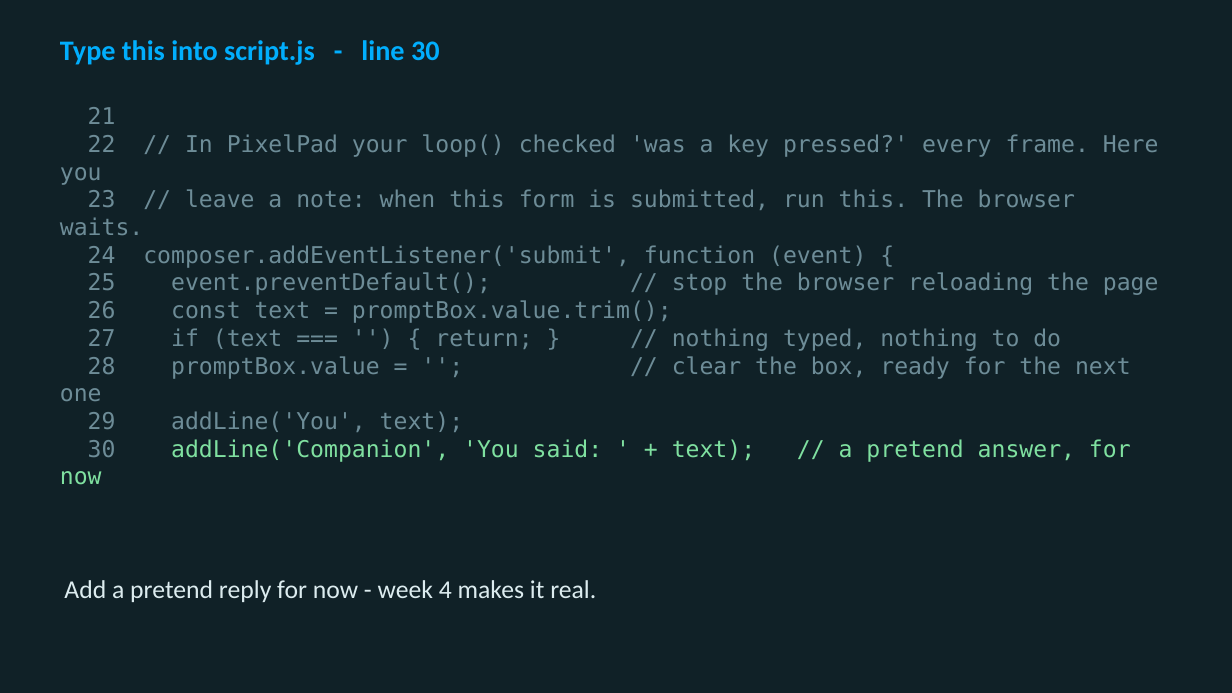
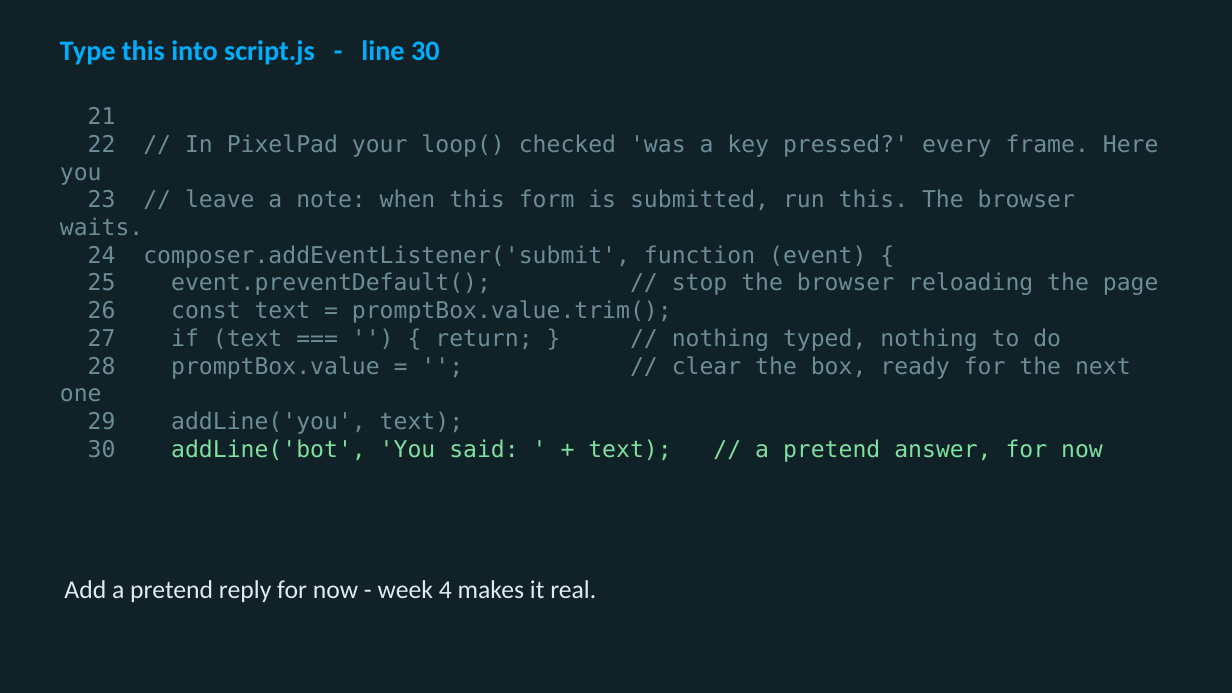
Before and after one commit to utgapps/utgapps.github.io, a slide deck: slide 45 of ai101/slides/week-02.pptx. Drawn at 1232x693 pixels with LibreOffice and Linux fonts; fonts in the diff are those of the drawing. Boxes give left, top, right and bottom in pixels: in the first picture for what was removed or moved away, otherwise in the second. Text is boxed around its words. In the diff, an @@ line names an element or a change of style, - is before the commit and + after.

```diff
--- a/ai101/slides/week-02.pptx
+++ b/ai101/slides/week-02.pptx
@@ text at (88,411,1103,462): text changed @@
-29 addLine('You', text);
-30 addLine('Companion', 'You said: ' + text); // a pretend answer, for now
+29 addLine('you', text);
+30 addLine('bot', 'You said: ' + text); // a pretend answer, for now
```
Also in this commit, not shown: 6 other slides changed, 23 other files.
